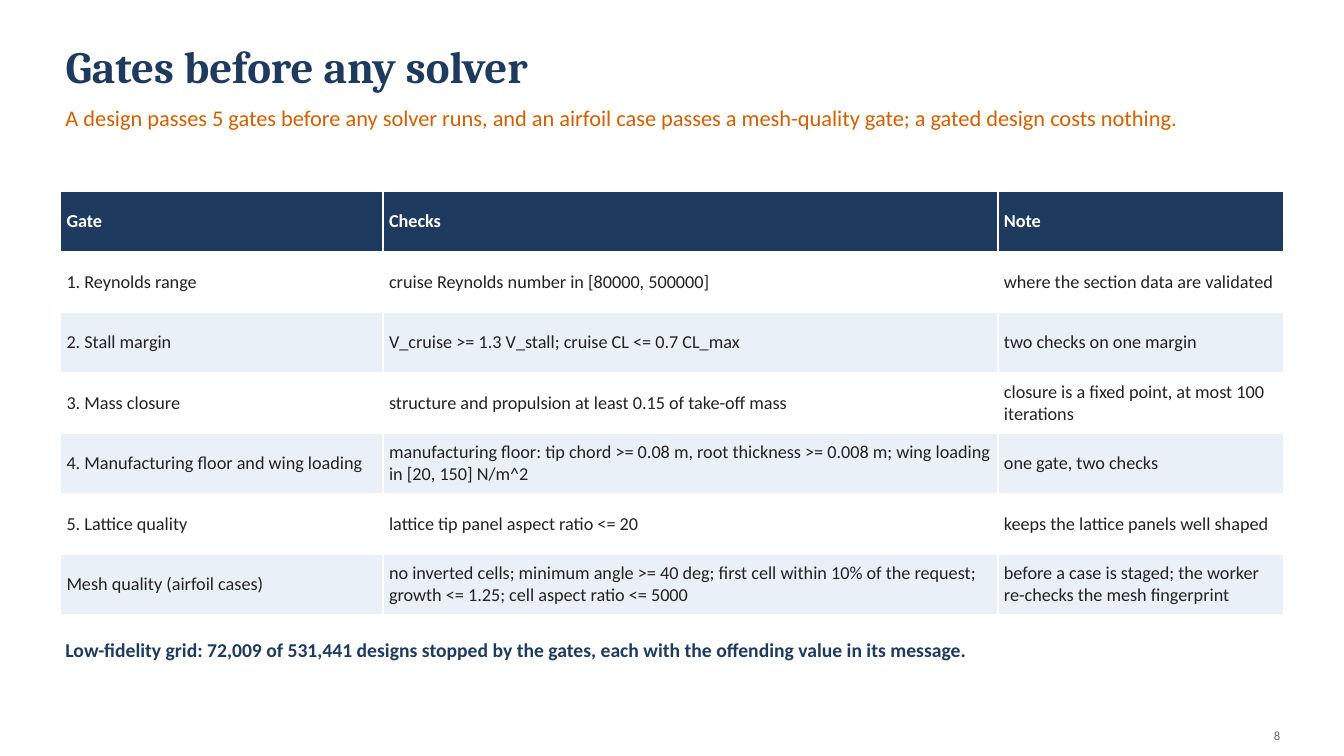
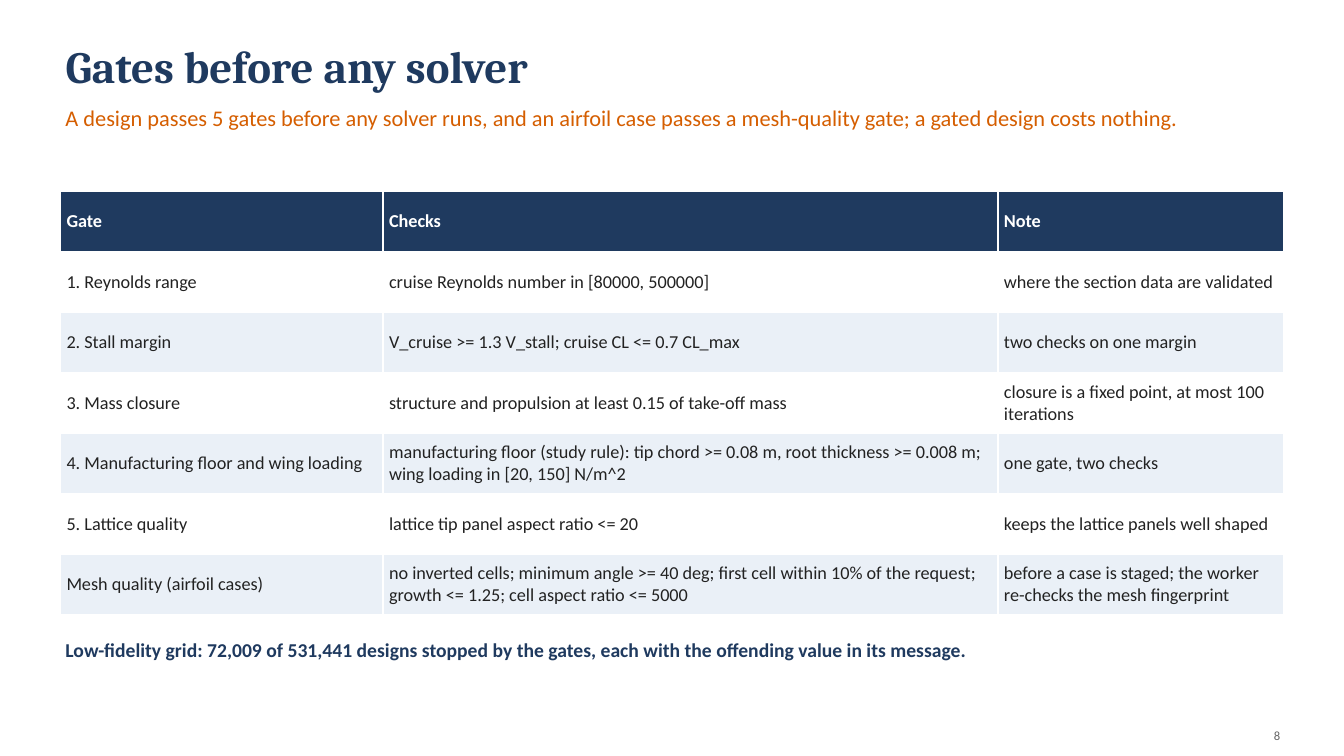
Before and after one commit to emarinhoss/ai-engineering, a slide deck: slide 8 of docs/talk/deck_drone_v3.pptx. Drawn at 1344x756 pixels with LibreOffice and Linux fonts; fonts in the diff are those of the drawing. Boxes give left, top, right and bottom in pixels: in the first picture for what was removed or moved away, otherwise in the second. Text is boxed around its words. In the diff, an @@ line names an element or a change of style, - is before the commit and + after.

```diff
--- a/docs/talk/deck_drone_v3.pptx
+++ b/docs/talk/deck_drone_v3.pptx
@@ table at bbox=[60, 192, 1284, 615] @@
-row 5, column 2: manufacturing floor: tip chord >= 0.08 m, root thickness >= 0.008 m; wing loading in [20, 150] N/m^2
+row 5, column 2: manufacturing floor (study rule): tip chord >= 0.08 m, root thickness >= 0.008 m; wing loading in [20, 150] N/m^2
```
Also in this commit, not shown: 3 other files.
